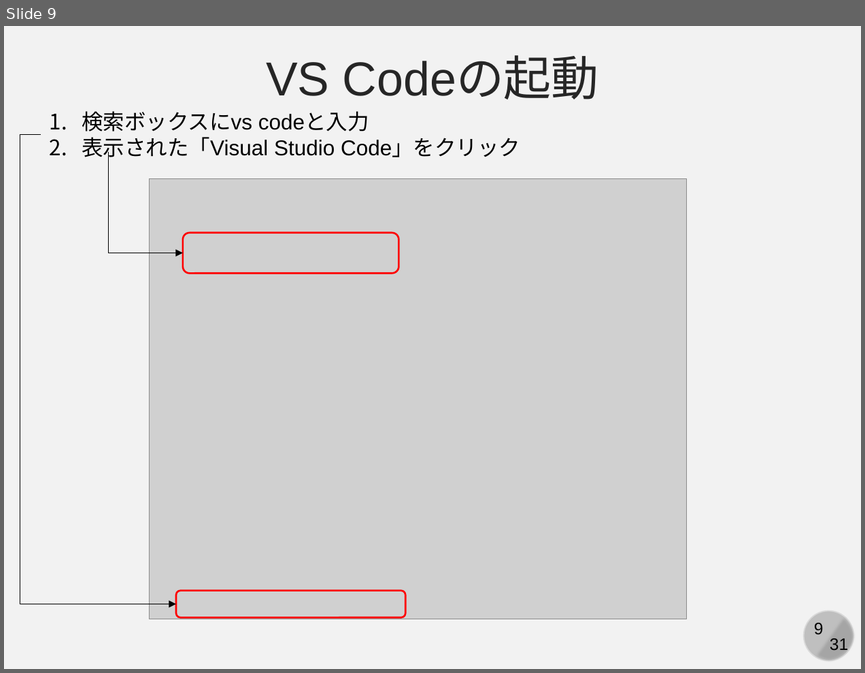
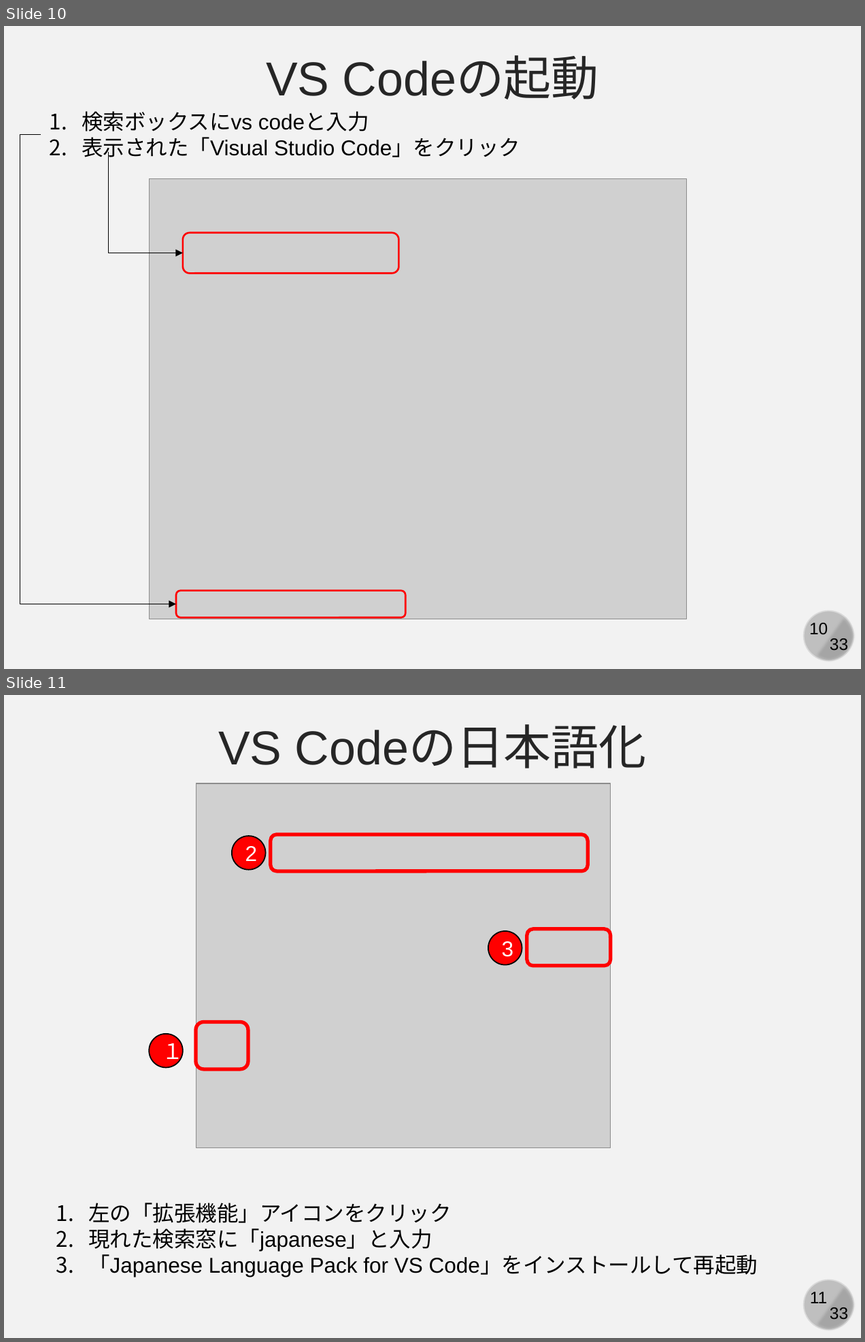
Before and after one commit to kaityo256/github, a slide deck: practice_basic/fig/slide.pptx. Shown one above the other, each under a label of ours: slide 9 before the commit, slides 10 and 11 after it. The pictures are 865x673 and 865x1342 pixels, drawn with LibreOffice and Linux fonts; fonts in the diff are those of the drawing; grey boxes stand for pictures. Boxes give left, top, right and bottom in pixels: in the first picture for what was removed or moved away, otherwise in the second. Text is boxed around its words. In the diff, an @@ line names an element or a change of style, - is before the commit and + after.

```diff
--- a/practice_basic/fig/slide.pptx
+++ b/practice_basic/fig/slide.pptx
@@ slide 11 added at <box>4,695,861,1338</box>, background #F2F2F2; not listed: 4 template elements that a slide beside it also shows @@
@@ text added at <box>218,726,647,768</box>, 40 pt, text #262626 @@
+VS Codeの日本語化
@@ picture added at <box>196,783,610,1147</box> @@
@@ ellipse added at <box>232,836,265,869</box>, fill #FF0000, outline #000000 1 pt, 18 pt, text #FFFFFF @@
+2
@@ rounded rectangle added at <box>271,834,587,872</box>, outline #FF0000 3 pt @@
@@ ellipse added at <box>488,930,521,964</box>, fill #FF0000, outline #000000 1 pt, 18 pt, text #FFFFFF @@
+3
@@ rounded rectangle added at <box>527,929,610,966</box>, outline #FF0000 3 pt @@
@@ ellipse added at <box>149,1034,182,1067</box>, fill #FF0000, outline #000000 1 pt, 18 pt, text #FFFFFF @@
+１
@@ rounded rectangle added at <box>196,1021,248,1068</box>, outline #FF0000 3 pt @@
@@ text added at <box>88,1202,757,1277</box>, 18 pt, text #000000 @@
+1. 左の「拡張機能」アイコンをクリック
+2. 現れた検索窓に「japanese」と入力
+3. 「Japanese Language Pack for VS Code」をインストールして再起動
@@ what was slide 9 is now slide 10 @@
@@ slide 10 changed as well @@
@@ page number at <box>809,622,827,635</box>: text changed @@
-9
+10
@@ text at <box>830,638,848,654</box>: text changed @@
-31
+33
```
Also in this commit, not shown: 30 other slides changed, 1 other slide added.
